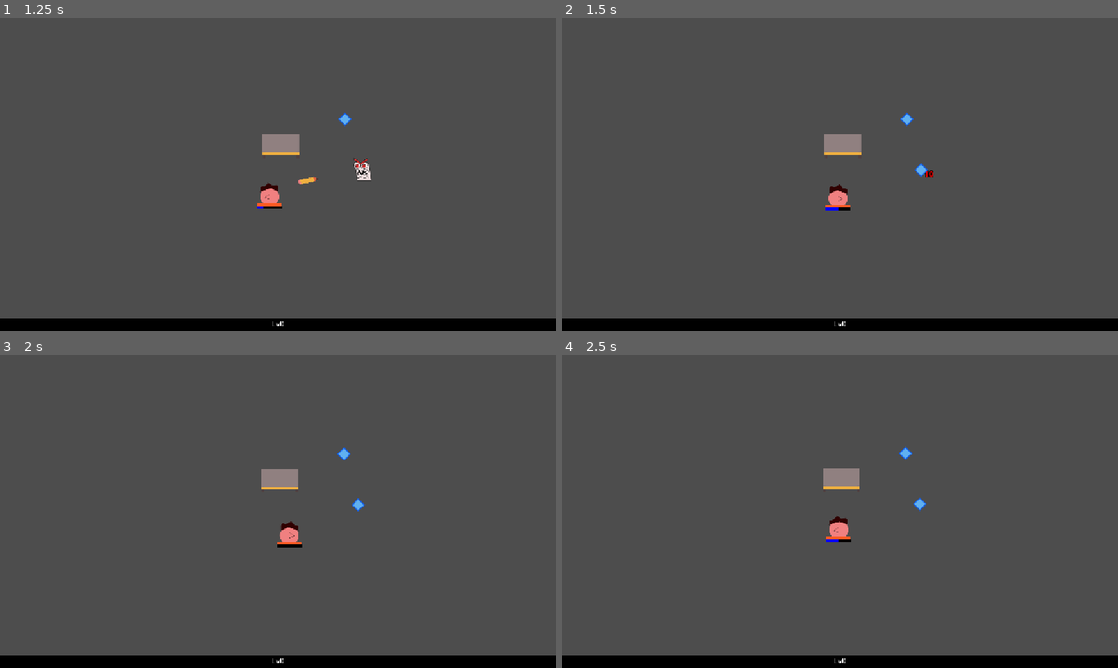
Above: before the commit, frames 1-4 (two rows, left to right).
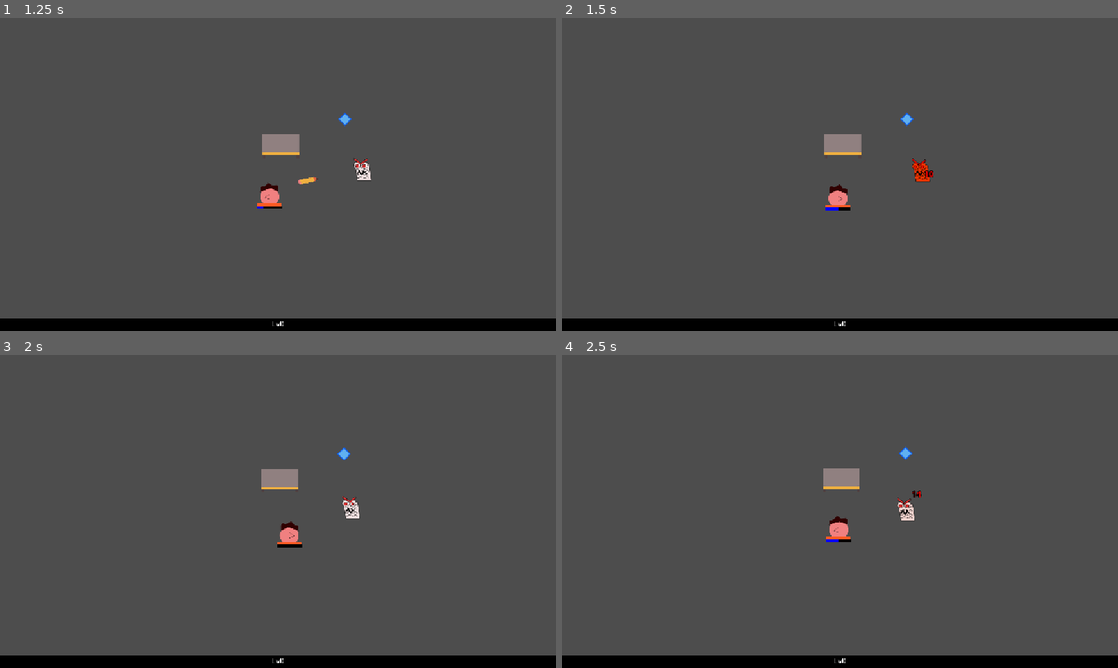
Above: after the commit, the same moments.

Repository: mathew-tran/LevelUpGameJam2025
Game: Godot game, scene res://Scene/Main.tscn
Two runs of this game, one before a commit and one after it. Both use one fixed random seed, a clock stepped at 60 frames per second and the inputs below.
Inputs (mouse positions are in pixels of both pictures, inside the frame that each line leads up to):
- Up to frame 1 (1.25 s): move the mouse to (250, 237) at 0.52 s
- Up to frame 2 (1.5 s): move the mouse to (1006, 221) at 1.27 s
- Up to frame 3 (2 s): no input
- Up to frame 4 (2.5 s): move the mouse to (673, 464) at 2.02 s

Frame 1 is identical in both runs. In frame 2, 0.2% of the frame differs, in the area x 63-67%, y 44-53%; in frame 3, 0.2%; in frame 4, 0.2%, in the area x 60-66%, y 43-53%.

Commit message:
adjust some values

Diff:
--- a/Prefabs/Enemies/BaseEnemy.tscn
+++ b/Prefabs/Enemies/BaseEnemy.tscn
@@ -53,7 +53,7 @@
 gravity_scale = 0.0
 lock_rotation = true
 script = ExtResource("1_y3xhg")
-Damage = 1
+Damage = 3
 EXPToDrop = 15
 
 [node name="Sprite2D" type="Sprite2D" parent="."]
@@ -65,6 +65,7 @@
 
 [node name="HealthComponent" type="Node" parent="."]
 script = ExtResource("3_t3hgn")
+MaxHealth = 40
 metadata/_custom_type_script = "uid://bd6c17ffm375y"
 
 [node name="AnimationPlayer" type="AnimationPlayer" parent="."]
